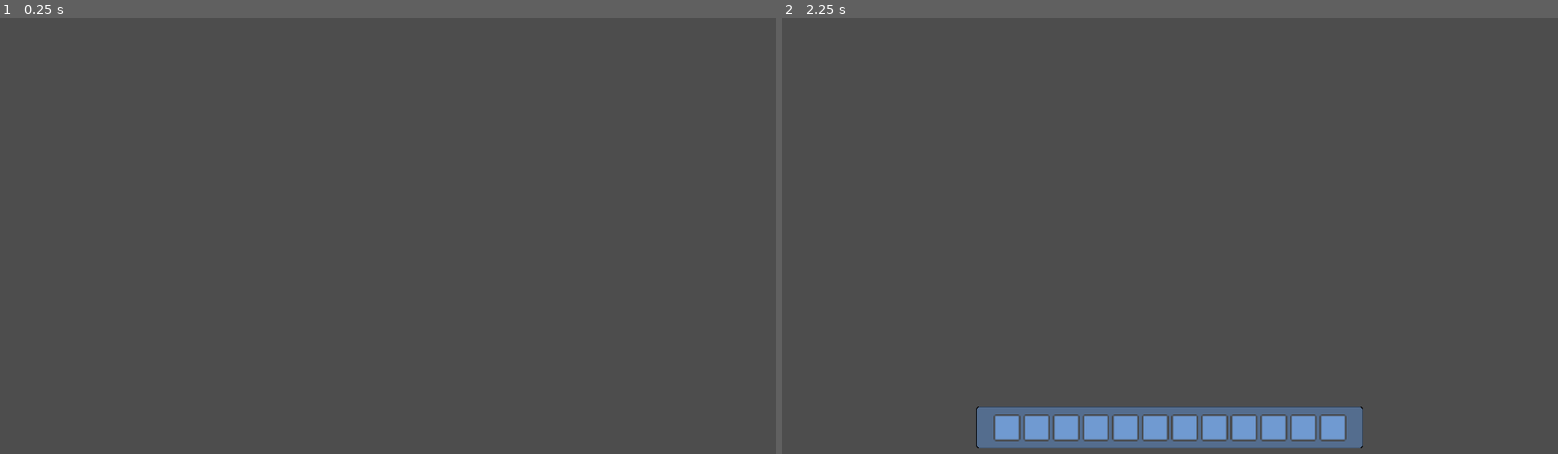
Above: before the commit, frames 1-2 (left to right).
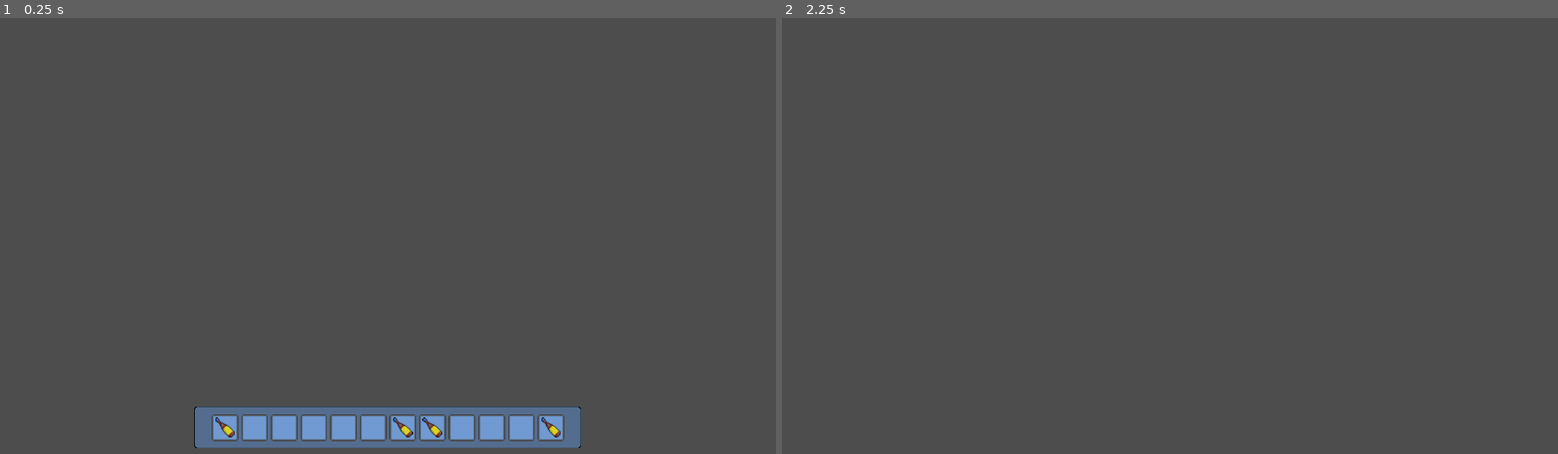
Above: after the commit, the same moments.

Repository: josecjorda/Camp-NightFall
Game: Godot game, scene res://scenes/player/player.tscn
Same seed, same stepped clock (60 frames per second), same inputs: the game is played once before the commit and once after it. The project has no main scene, so this scene is started directly.
Inputs:
- Up to frame 1 (0.25 s): no input
- Up to frame 2 (2.25 s): tap Enter at 0.5, 2 s; hold Right (ui_right) 0.53-1.28 s; tap I (i) at 0.6, 1.35, 2.1 s; tap Space at 1.25 s; hold Down (ui_down) 1.28-2.03 s; hold Right (ui_right) from 2.03 s (still down)

The runs differ from the first frame. In frame 1, 4.3% of the frame differs, in the area x 25-75%, y 89-99%; in frame 2, 4.3%.

Commit message:
Updated alcohol.png to be appear in the inventory

Diff:
--- /dev/null
+++ b/scenes/inventory/inv_ui_slot.gd
@@ -0,0 +1,10 @@
+extends Panel
+
+@onready var item_visual: Sprite2D = $CenterContainer/Panel/item_display
+
+func update(item: InvItem):
+	if !item:
+		item_visual.visible = false
+	else:
+		item_visual.visible = true
+		item_visual.texture = item.texture
--- a/scenes/inventory/inv_ui_slot.tscn
+++ b/scenes/inventory/inv_ui_slot.tscn
@@ -1,5 +1,6 @@
-[gd_scene load_steps=2 format=3 uid="uid://cc2nwh28y1xf2"]
+[gd_scene load_steps=3 format=3 uid="uid://cc2nwh28y1xf2"]
 
+[ext_resource type="Script" path="res://scenes/inventory/inv_ui_slot.gd" id="1_803id"]
 [ext_resource type="Texture2D" uid="uid://btxer50depg6q" path="res://graphics/inventory/inventory_slots.png" id="1_styjd"]
 
 [node name="inv_UI_slot" type="Panel"]
@@ -7,8 +8,20 @@
 custom_minimum_size = Vector2(40, 40)
 offset_right = 40.0
 offset_bottom = 40.0
+script = ExtResource("1_803id")
 
 [node name="Sprite2D" type="Sprite2D" parent="."]
 scale = Vector2(2.5, 2.5)
 texture = ExtResource("1_styjd")
 centered = false
+
+[node name="CenterContainer" type="CenterContainer" parent="."]
+custom_minimum_size = Vector2(40, 40)
+layout_mode = 0
+offset_right = 40.0
+offset_bottom = 40.0
+
+[node name="Panel" type="Panel" parent="CenterContainer"]
+layout_mode = 2
+
+[node name="item_display" type="Sprite2D" parent="CenterContainer/Panel"]
--- a/scripts/inventory/Inv_UI.gd
+++ b/scripts/inventory/Inv_UI.gd
@@ -1,9 +1,17 @@
 extends Control
+
+@onready var inv: Inv = preload("res://scripts/inventory/playerinv_res/playerinv.tres")
+@onready var slots: Array = $NinePatchRect/GridContainer.get_children()
 
 var is_open = false
 
 func _ready():
-	close()
+	update_slots()
+	open()
+
+func update_slots():
+	for i in range(min(inv.items.size(), slots.size())):
+		slots[i].update(inv.items[i])
 
 func _process(delta):
 	if Input.is_action_just_pressed("i"):
--- a/scripts/inventory/playerinv_res/playerinv.tres
+++ b/scripts/inventory/playerinv_res/playerinv.tres
@@ -5,4 +5,4 @@
 
 [resource]
 script = ExtResource("2_qbbkk")
-items = Array[Resource("res://scripts/inventory/inventory_item.gd")]([null, null, ExtResource("1_6mrhq"), null, null, null, ExtResource("1_6mrhq"), ExtResource("1_6mrhq"), null, null, null, null])
+items = Array[Resource("res://scripts/inventory/inventory_item.gd")]([ExtResource("1_6mrhq"), null, null, null, null, null, ExtResource("1_6mrhq"), ExtResource("1_6mrhq"), null, null, null, ExtResource("1_6mrhq")])
Binary file changed: graphics/items/Alcohol.png
